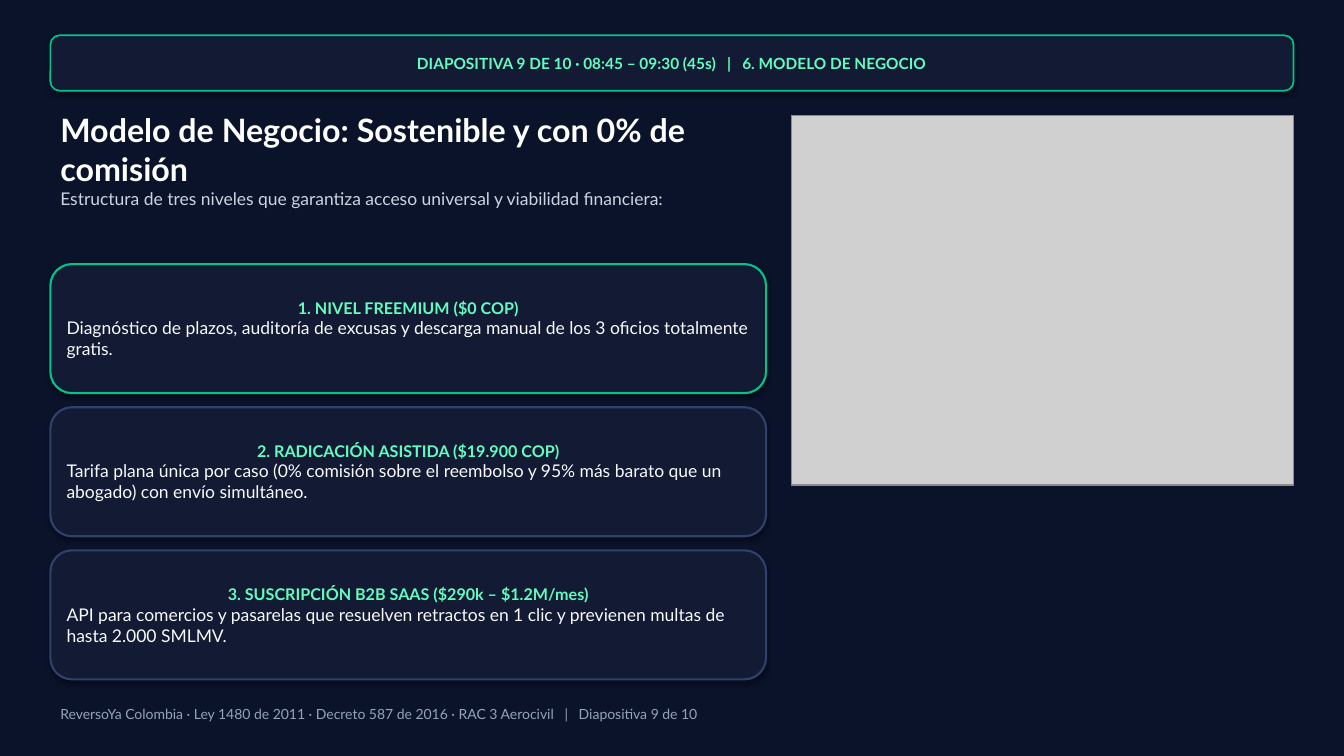
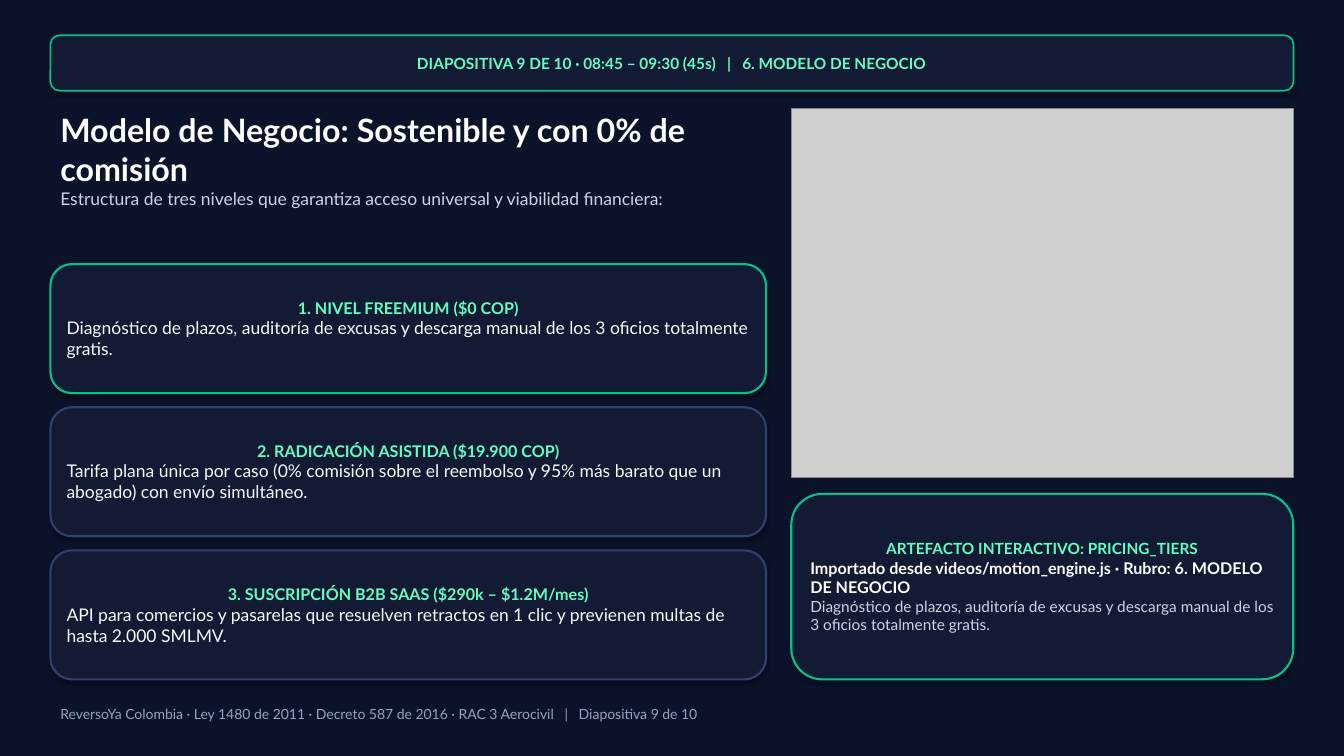
Before and after one commit to seagomezar/reversoya, a slide deck: slide 9 of ReversoYa_Presentacion_10Minutos.pptx. Drawn at 1344x756 pixels with LibreOffice and Linux fonts; fonts in the diff are those of the drawing; grey boxes stand for pictures. Boxes give left, top, right and bottom in pixels: in the first picture for what was removed or moved away, otherwise in the second. Text is boxed around its words. In the diff, an @@ line names an element or a change of style, - is before the commit and + after.

```diff
--- a/ReversoYa_Presentacion_10Minutos.pptx
+++ b/ReversoYa_Presentacion_10Minutos.pptx
@@ picture: place and size @@
-picture at [791,116,1294,485]
+picture at [791,109,1294,478]
@@ rounded rectangle added at [791,494,1294,680], fill #131A33, outline #00C48C 1.5 pt, 11 pt, text #CBD5E1, bold @@
+ARTEFACTO INTERACTIVO: PRICING_TIERS
+Importado desde videos/motion_engine.js · Rubro: 6. MODELO DE NEGOCIO
+Diagnóstico de plazos, auditoría de excusas y descarga manual de los 3 oficios totalmente gratis.
```
Also in this commit, not shown: 9 other slides changed, 7 other files.
